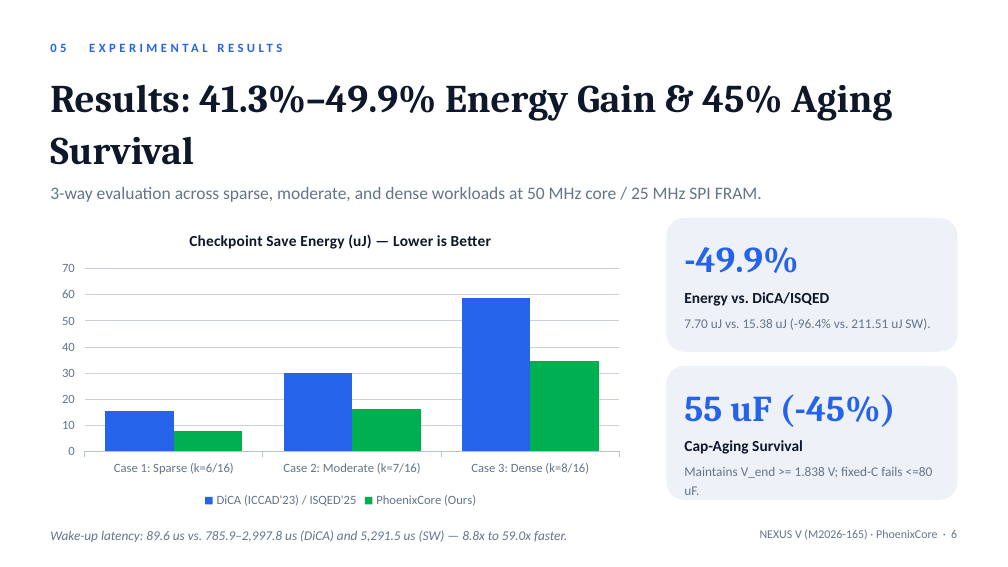
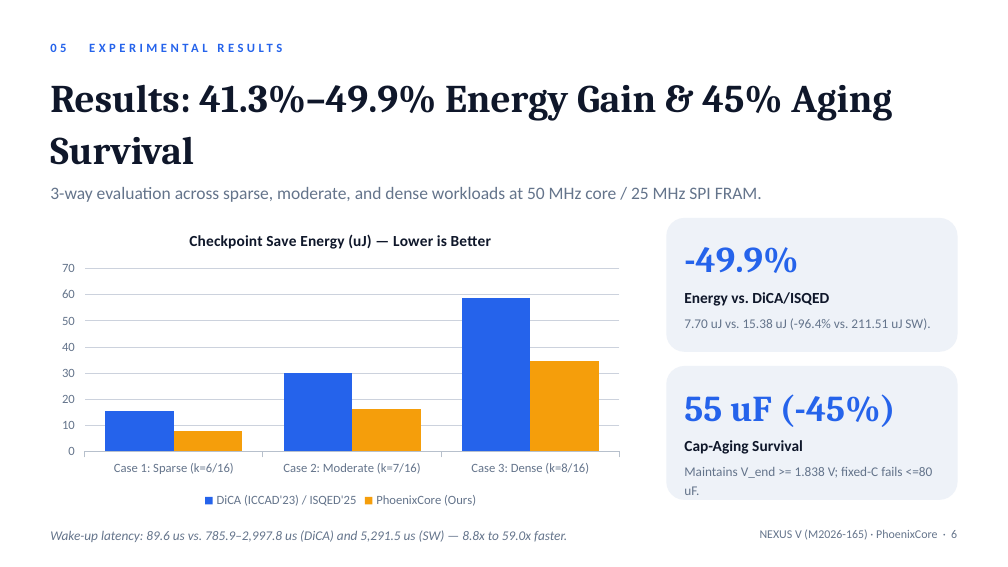
Before and after one commit to akifmohamed/PhoenixCore-M2026-165, a slide deck: slide 6 of docs/M2026-165_PhoenixCore_Final_Presentation.pptx. Drawn at 1008x567 pixels with LibreOffice and Linux fonts; fonts in the diff are those of the drawing. Boxes give left, top, right and bottom in pixels: in the first picture for what was removed or moved away, otherwise in the second. Text is boxed around its words. In the diff, an @@ line names an element or a change of style, - is before the commit and + after.

```diff
--- a/docs/M2026-165_PhoenixCore_Final_Presentation.pptx
+++ b/docs/M2026-165_PhoenixCore_Final_Presentation.pptx
@@ column chart at <box>50,216,631,512</box> @@
@@ colour of PhoenixCore (Ours) #00B050 to #F59E0B @@
@@ category axis changed @@
```
Also in this commit, not shown: 6 other slides changed, 1 other file.
